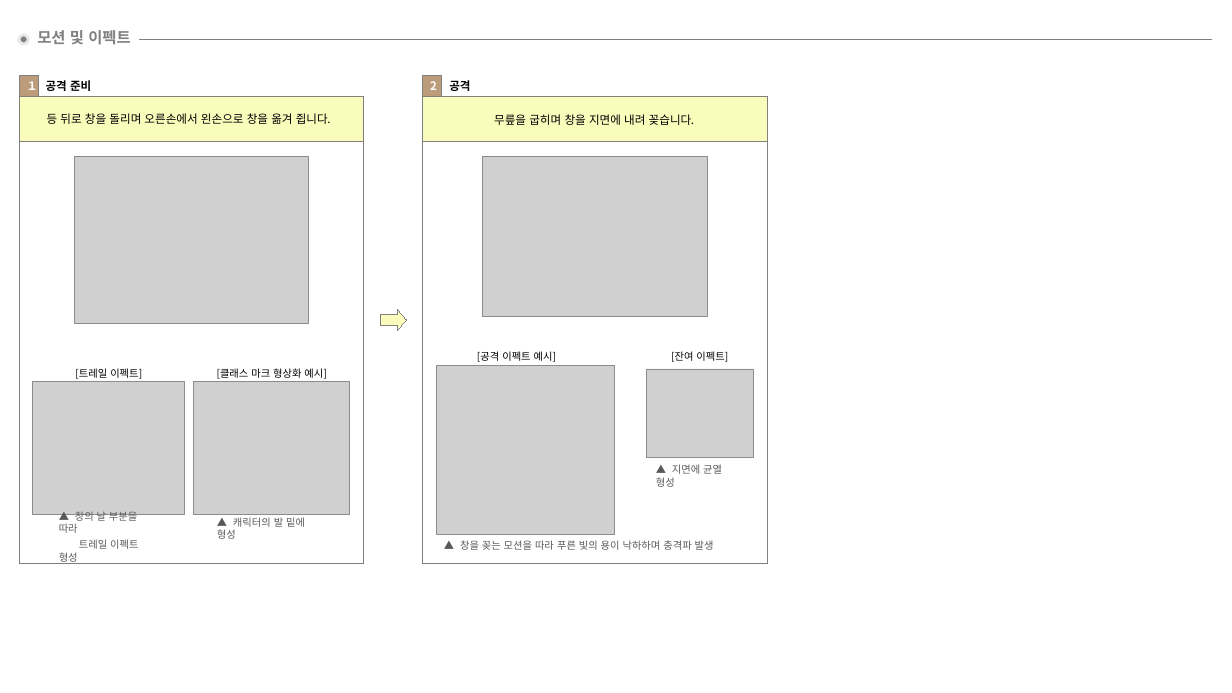
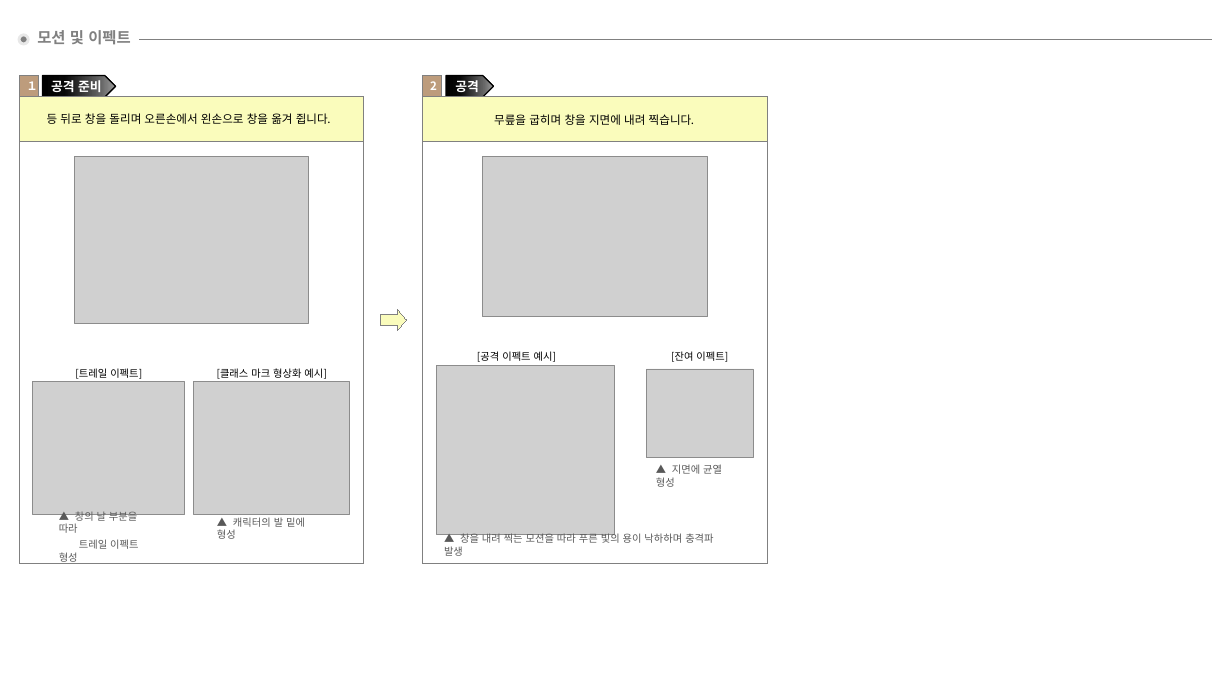
Before and after one commit to hjs0913/GameDesign, a slide deck: slide 5 of 로스트아크/창술사 역기획/스킬/[난무 스킬] 청룡진.pptx (slide 3 before the commit). Drawn at 1232x693 pixels with LibreOffice and Linux fonts; fonts in the diff are those of the drawing; grey boxes stand for pictures. Boxes give left, top, right and bottom in pixels: in the first picture for what was removed or moved away, otherwise in the second. Text is boxed around its words. In the diff, an @@ line names an element or a change of style, - is before the commit and + after.

```diff
--- a/로스트아크/창술사 역기획/스킬/[난무 스킬] 청룡진.pptx
+++ b/로스트아크/창술사 역기획/스킬/[난무 스킬] 청룡진.pptx
@@ pentagon arrow "공격 준비": place and size @@
-pentagon arrow "공격 준비" at bbox=[38, 76, 154, 97]
+pentagon arrow "공격 준비" at bbox=[43, 76, 116, 97]
@@ pentagon arrow "공격 준비" at bbox=[43, 76, 116, 97]: size 9 to 10 pt, text colour #000000 to #FFFFFF; alignment left to centre; fill none to gradient #000000 to #080808 to #666666 to #9B9B9B; outline none to #000000 1 pt @@
@@ pentagon arrow "공격" at bbox=[446, 76, 494, 97]: size 9 to 10 pt, text colour #000000 to #FFFFFF; alignment left to centre; fill none to gradient #000000 to #080808 to #666666 to #9B9B9B; outline none to #000000 1 pt @@
@@ pentagon arrow "공격": place and size @@
-pentagon arrow "공격" at bbox=[449, 80, 470, 91]
+pentagon arrow "공격" at bbox=[446, 76, 494, 97]
@@ text at bbox=[494, 114, 694, 125]: text changed @@
-무릎을 굽히며 창을 지면에 내려 꽂습니다.
+무릎을 굽히며 창을 지면에 내려 찍습니다.
@@ text at bbox=[444, 532, 713, 556]: text changed @@
-▲ 창을 꽂는 모션을 따라 푸른 빛의 용이 낙하하며 충격파 발생
+▲ 창을 내려 찍는 모션을 따라 푸른 빛의 용이 낙하하며 충격파 발생
```
Also in this commit, not shown: 3 other slides changed, 2 slides added.
